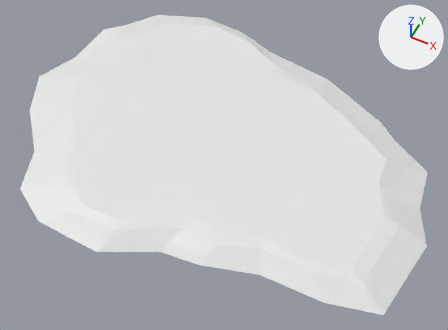
What one commit did to the Blender file res/models/ground/ground_small_city.blend.
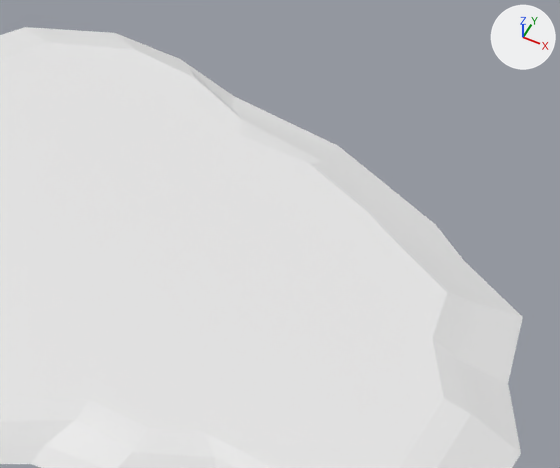
There are two pictures of each version: one whole from a camera (50 mm lens) standing at (78.9, -172.9, 186.1) and looking at (-0.5, -14.0, -12.5), one close up on the part from 32% to 100% of the width and 0% to 77% of the height. Every picture has the same lights, and +X, +Y and +Z are marked at upper right.
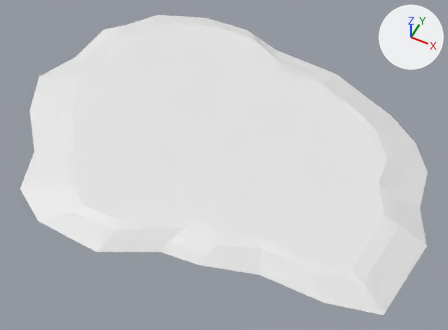
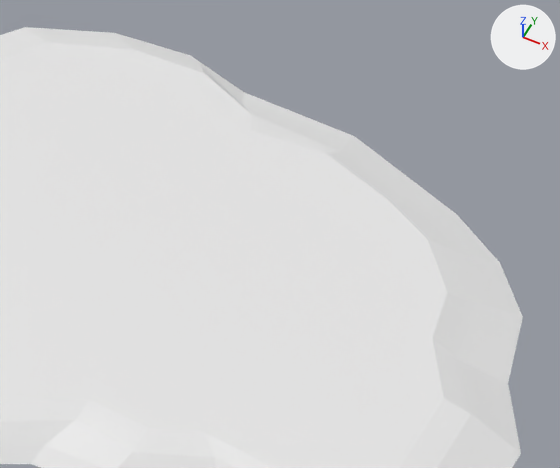
Commit message: Update small city ground blend file

Where the change shows, as pixel boxes [x1, y1, x2, y2] in the close-ups (560 x 468 px; the box of a moved part takes in the faces that stretch with it):
part 1 of me_plane, moved or reshaped: before [120, 35, 522, 317]; after [120, 35, 523, 317]

The change, as a list of edits to the scene's bpy script:
```text
Change me_plane:
    where me_plane.from_pydata(...)  # 96 vertices, 73 faces; spans x -101.0..87.0, y -7.0..0.0, z -67.0..79.0
    used by ob_plane; location = (0.0, 0.0, 0.0); rotation_euler = (1.571, 0.0, 0.0), in degrees (90, 0, 0)
    before: 0 (-10.0, -5.0, -56.0) at pixel (233, 96), 1 (22.0, -6.0, -51.0) at pixel (338, 145), 2 (52.0, -7.0, -35.0) at pixel (435, 224), 10 (62.0, -7.0, -27.0) at pixel (463, 260), 18 (19.0, -1.0, -35.0) at pixel (309, 163)
    before: 19 (-1.0, -1.0, -38.0) at pixel (238, 134), 20 (37.0, -1.0, -26.0) at pixel (365, 209), 21 (45.0, -1.0, -20.0) at pixel (390, 236), 36 (22.0, -2.0, -40.0) at pixel (323, 162), 37 (-2.0, -1.0, -44.0) at pixel (242, 119)
    before: 38 (45.0, -3.0, -27.0) at pixel (396, 222), 39 (53.0, -3.0, -21.0) at pixel (423, 251), 54 (-8.0, -3.0, -50.0) at pixel (231, 107), 55 (22.0, -4.0, -46.0) at pixel (331, 153), 56 (49.0, -5.0, -32.0) at pixel (417, 223)
    before: 57 (58.0, -5.0, -24.0) at pixel (445, 256), 88 (-30.0, -4.0, -64.0) at pixel (180, 58), 89 (-20.0, -1.0, -48.0) at pixel (186, 90), 90 (-25.0, -3.0, -60.0) at pixel (189, 67), 91 (-21.0, 0.0, -54.0) at pixel (194, 77)
    me_plane part 1
    add for i in [0, 19, 37, 54, *range(88, 92)]: me_plane.vertices[i].co += Vector((2.0, 0.0, -3.0))
    add for i in [1, 18, 36, 55]: me_plane.vertices[i].co += Vector((2.0, 0.0, -6.0))
    add for i in [2, 20, 38, 56]: me_plane.vertices[i].co += Vector((4.0, 0.0, -6.0))
    add for i in [10, 21, 39, 57]: me_plane.vertices[i].co += Vector((8.0, 0.0, -3.0))
```
